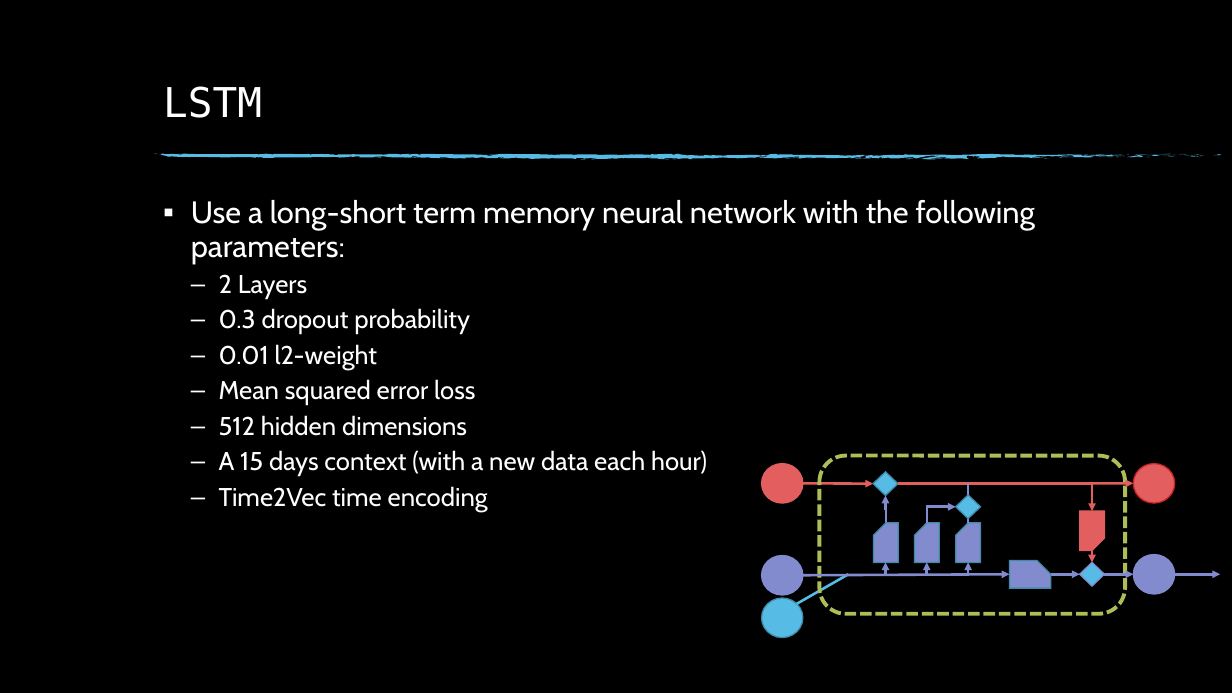
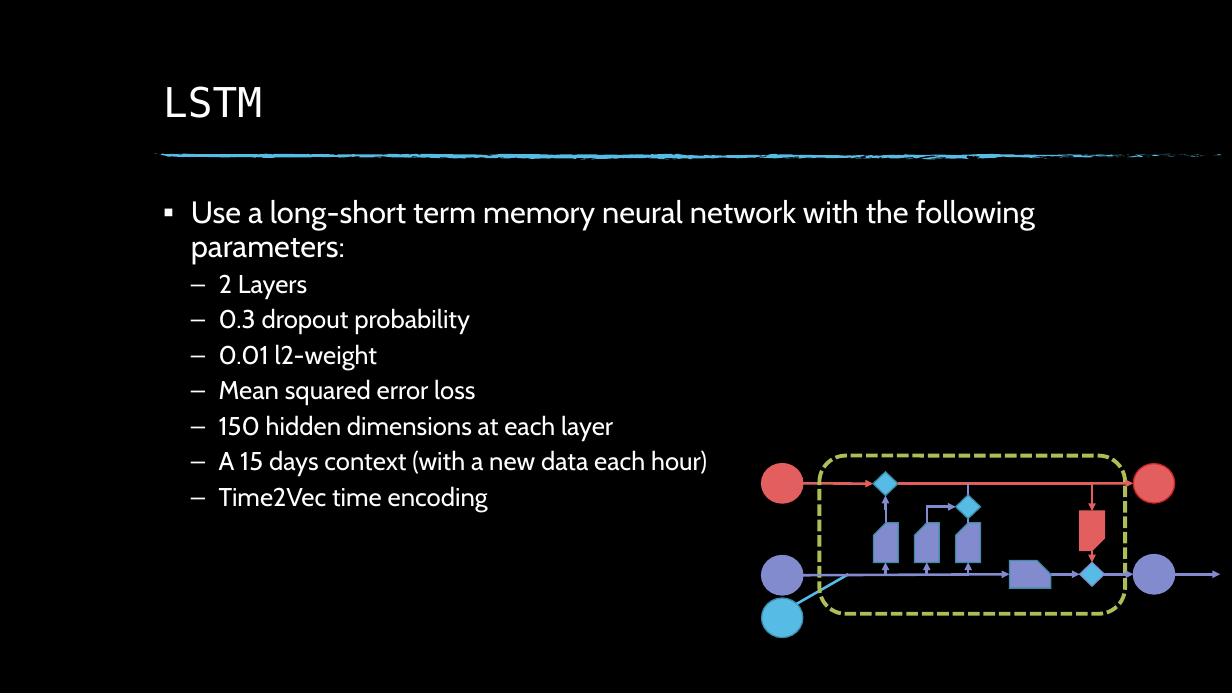
Before and after one commit to Fllask/EAWAG, a slide deck: slide 7 of Forecast/Baseline models.pptx. Drawn at 1232x693 pixels with LibreOffice and Linux fonts; fonts in the diff are those of the drawing; background and template pictures are left out. Boxes give left, top, right and bottom in pixels: in the first picture for what was removed or moved away, otherwise in the second. Text is boxed around its words. In the diff, an @@ line names an element or a change of style, - is before the commit and + after.

```diff
--- a/Forecast/Baseline models.pptx
+++ b/Forecast/Baseline models.pptx
@@ text at [219,415,613,440]: text changed @@
-  – 512 hidden dimensions
+  – 150 hidden dimensions at each layer
```
Also in this commit, not shown: 1 other slide changed, 33 slides added, 1 slide removed, 9 other files.
